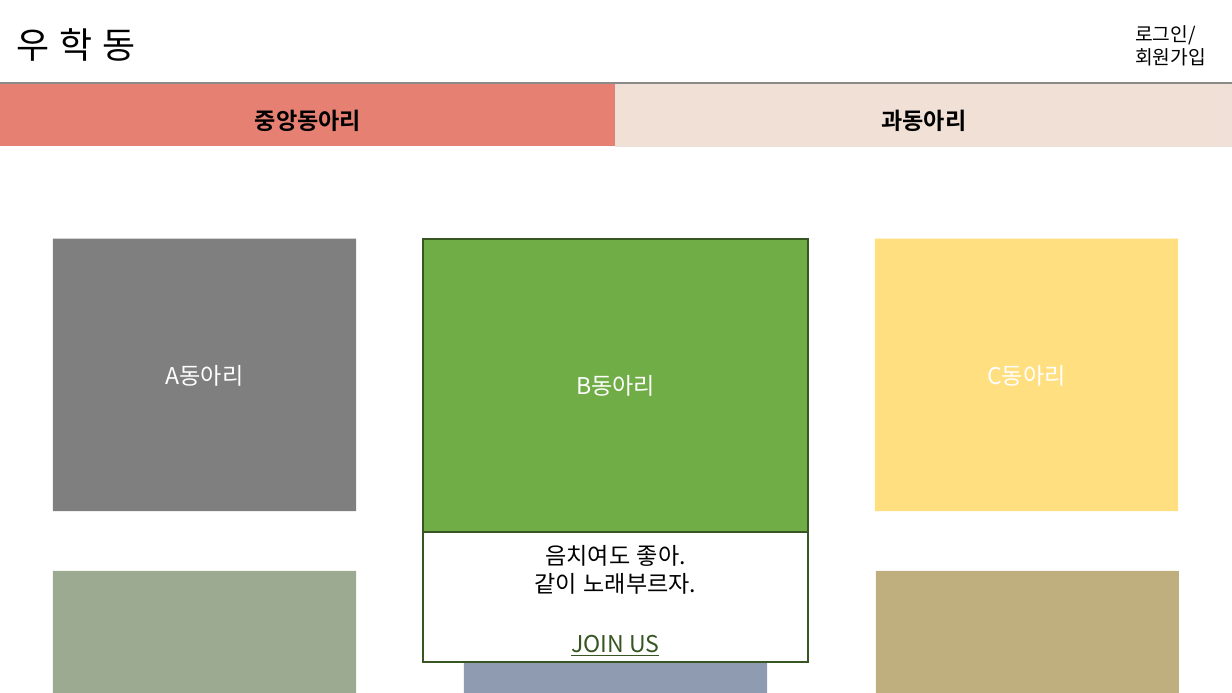
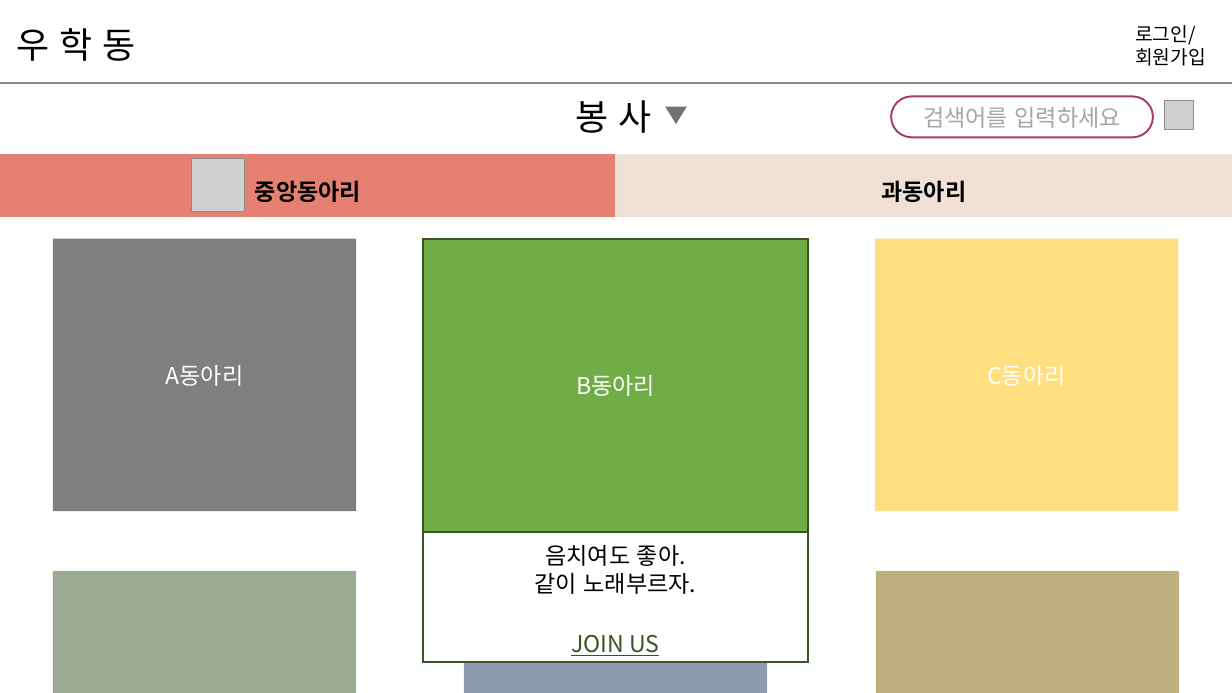
Before and after one commit to hyunniesss/ToyProject, a slide deck: slide 12 of document/와이어프레임/우학동_와이어프레임.pptx (slide 7 before the commit). Drawn at 1232x693 pixels with LibreOffice and Linux fonts; fonts in the diff are those of the drawing; grey boxes stand for pictures. Boxes give left, top, right and bottom in pixels: in the first picture for what was removed or moved away, otherwise in the second. Text is boxed around its words. In the diff, an @@ line names an element or a change of style, - is before the commit and + after.

```diff
--- a/document/와이어프레임/우학동_와이어프레임.pptx
+++ b/document/와이어프레임/우학동_와이어프레임.pptx
@@ text added at (576,100,652,133), 28 pt, text #000000 @@
+봉 사
@@ triangle added at (665,106,688,124), fill #767171 @@
@@ rounded rectangle added at (891,96,1153,137), fill #FFFFFF, outline #A83B61 1.5 pt, 18 pt, text #A6A6A6 @@
+검색어를 입력하세요
@@ picture added at (1165,101,1194,130) @@
@@ table: place and size @@
-table at (0,83,1232,146)
+table at (0,154,1232,217)
@@ picture added at (192,159,245,212) @@
```
Also in this commit, not shown: 4 other slides changed, 10 slides added, 1 other file.
